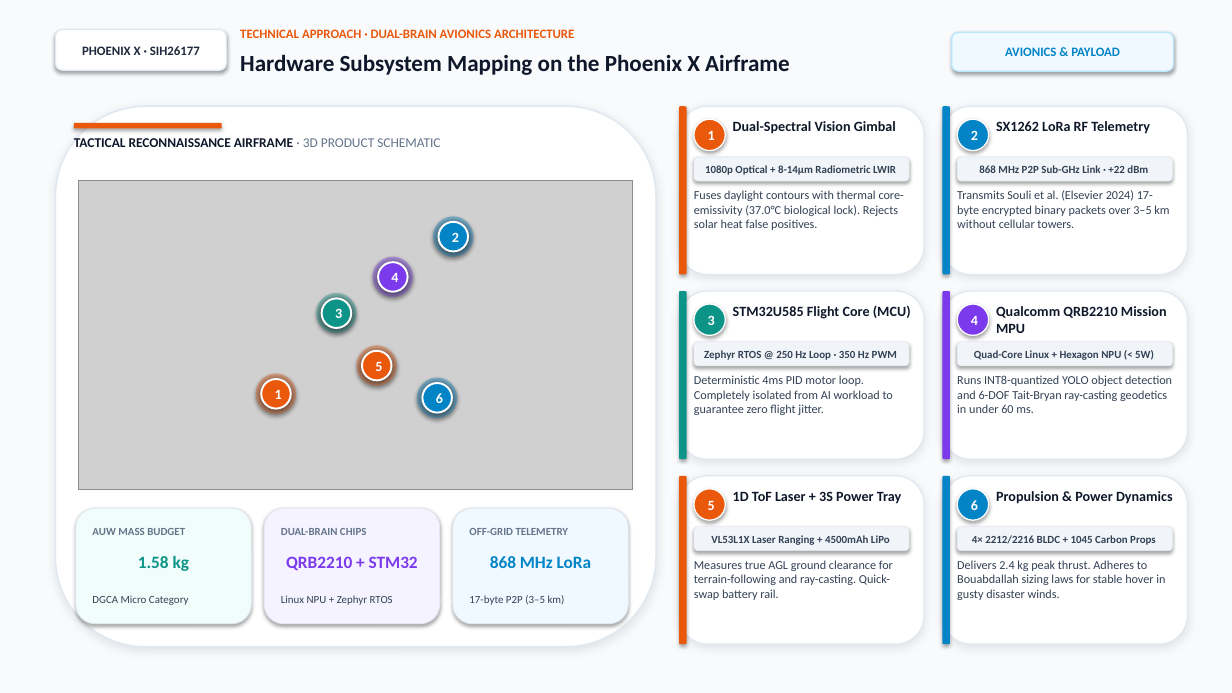
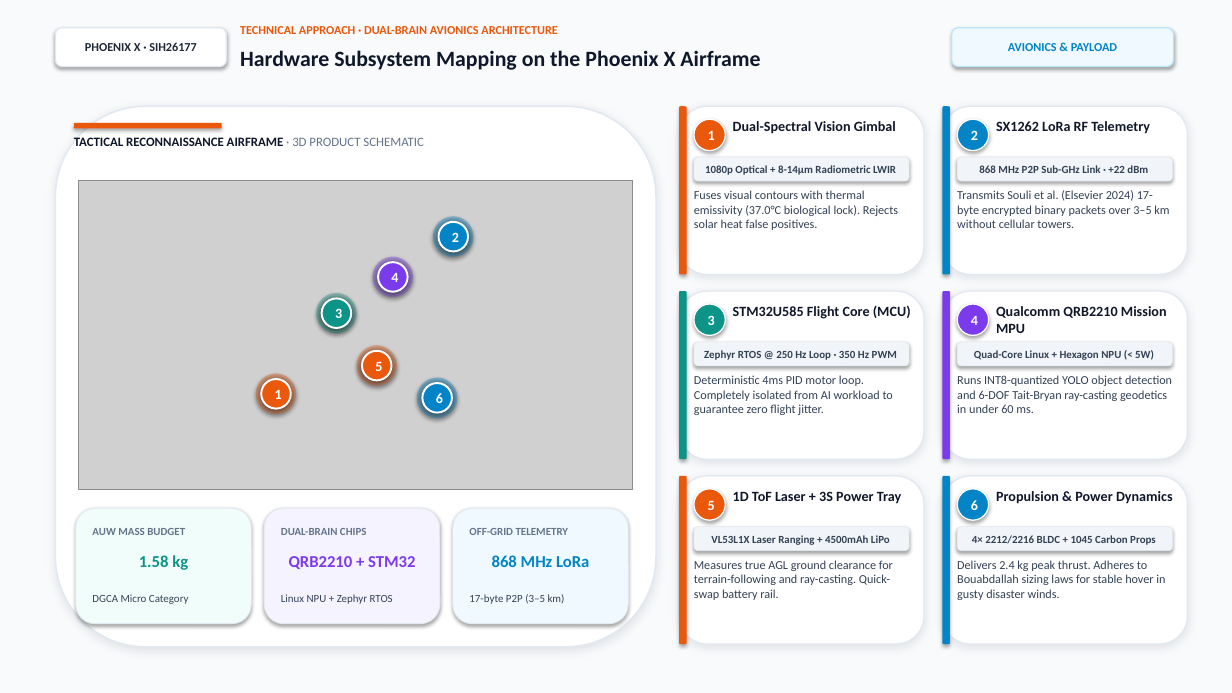
Before and after one commit to jvstin47/Phoenix-SIH26177-SAR-UAV, a slide deck: slide 2 of presentation/Phoenix_Drone_Graphic_Variations.pptx. Drawn at 1232x693 pixels with LibreOffice and Linux fonts; fonts in the diff are those of the drawing; grey boxes stand for pictures. Boxes give left, top, right and bottom in pixels: in the first picture for what was removed or moved away, otherwise in the second. Text is boxed around its words. In the diff, an @@ line names an element or a change of style, - is before the commit and + after.

Commit message:
feat(presentation): add 7-slide creative visual master pack with drone action & NDRF field GCS renders

```diff
--- a/presentation/Phoenix_Drone_Graphic_Variations.pptx
+++ b/presentation/Phoenix_Drone_Graphic_Variations.pptx
@@ size 10 to 9.5 pt in 3 elements at <box>55,28,226,67</box>, <box>952,28,1174,67</box>, <box>240,26,557,34</box> @@
@@ rounded rectangle "AVIONICS & PAYLOAD": place and size @@
-rounded rectangle "AVIONICS & PAYLOAD" at <box>952,32,1174,71</box>
+rounded rectangle "AVIONICS & PAYLOAD" at <box>952,28,1174,67</box>
@@ text "Hardware Subsystem Mapping on the ..." at <box>240,50,760,70</box>: size 18 to 17 pt @@
@@ text "TACTICAL RECONNAISSANCE AIRFRAME · 3D ..." at <box>74,137,424,146</box>: size 10.5 to 10 pt @@
@@ text at <box>694,190,898,230</box>: text changed @@
-Fuses daylight contours with thermal core-emissivity (37.0°C biological lock). Rejects solar heat false positives.
+Fuses visual contours with thermal emissivity (37.0°C biological lock). Rejects solar heat false positives.
@@ text in rounded rectangle at <box>289,556,415,569</box>: size 13.5 to 13 pt in "QRB2210 + STM32" @@
@@ text in rounded rectangle at <box>492,555,589,567</box>: size 13.5 to 13 pt in "868 MHz LoRa" @@
```
Also in this commit, not shown: 1 other slide changed, 5 slides added, 2 slides removed, 3 other files.
